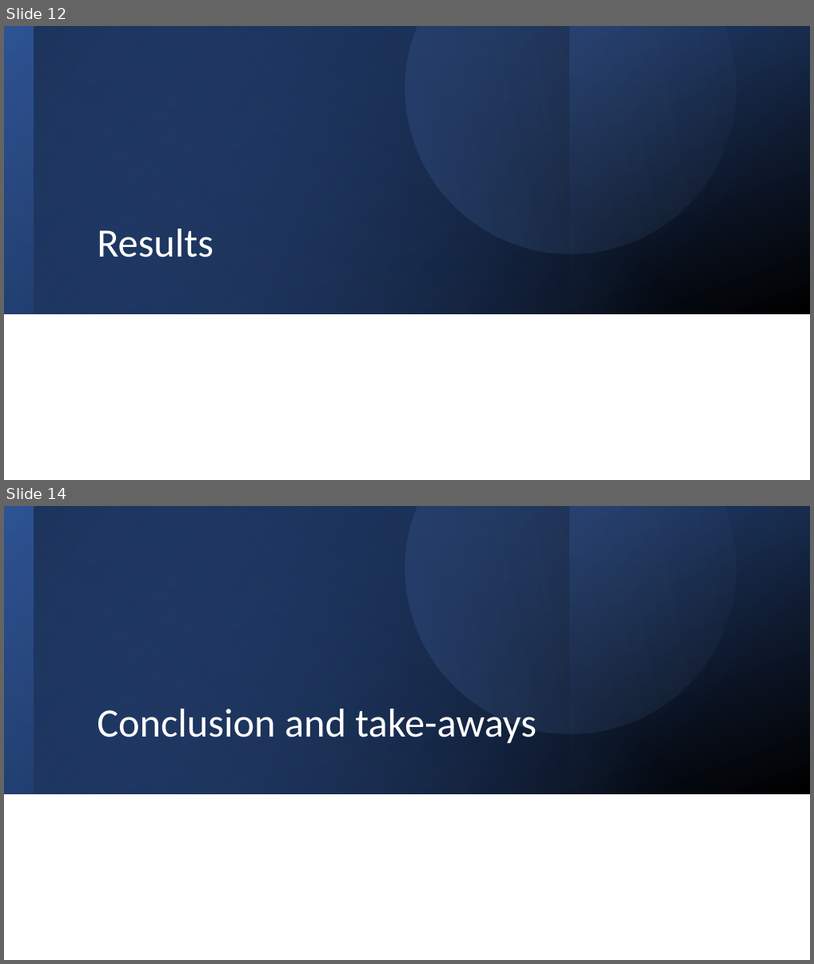
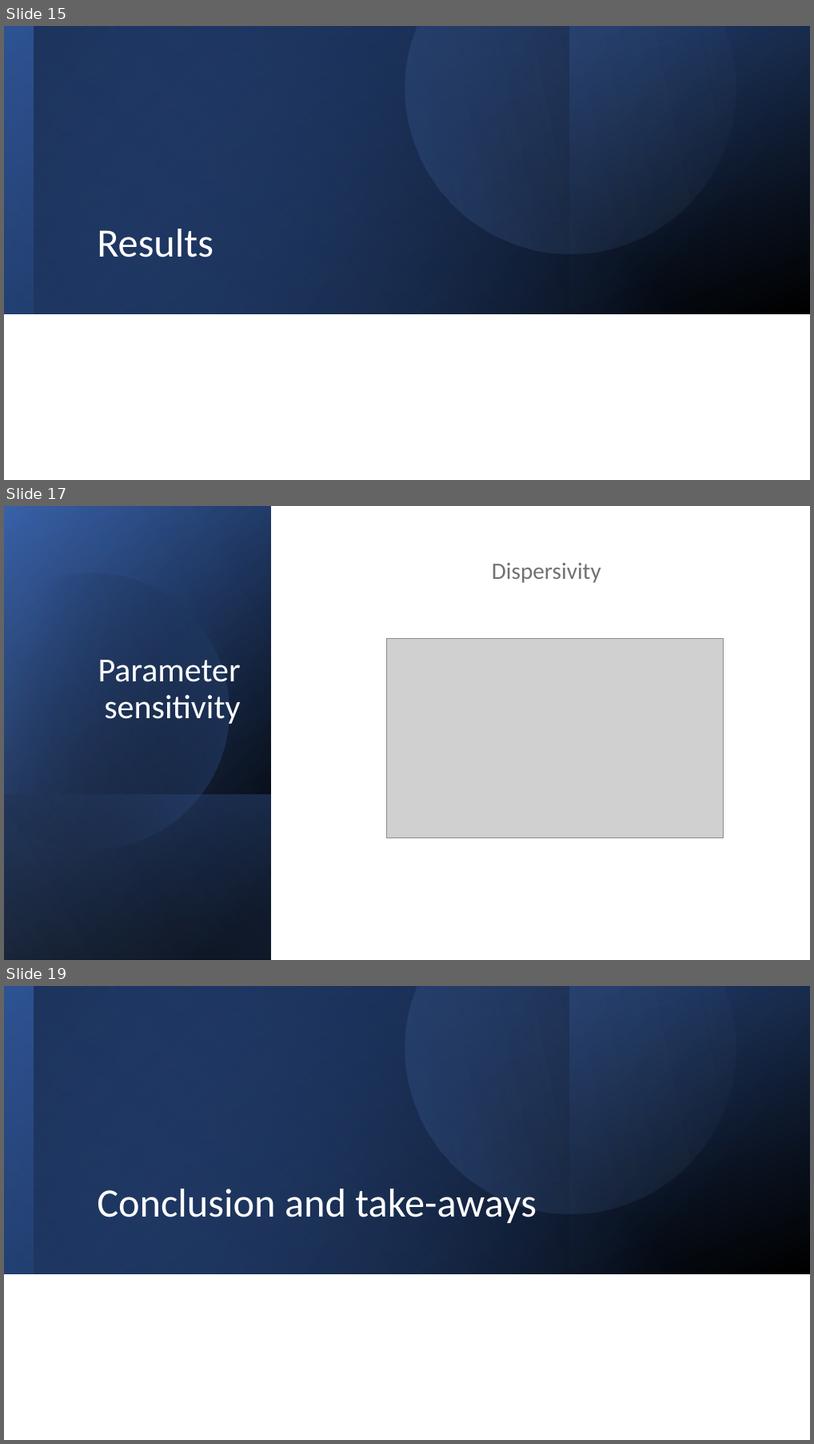
Before and after one commit to Daafip/design-ASR-CEGM2006, a slide deck: Eindpresentatie.pptx. Shown one above the other, each under a label of ours: slides 12 and 14 before the commit, slides 15, 17 and 19 after it; the slides between them are not shown. The pictures are 814x964 and 814x1444 pixels, drawn with LibreOffice and Linux fonts; fonts in the diff are those of the drawing; grey boxes stand for pictures. Boxes give left, top, right and bottom in pixels: in the first picture for what was removed or moved away, otherwise in the second. Text is boxed around its words. In the diff, an @@ line names an element or a change of style, - is before the commit and + after.

```diff
--- a/Eindpresentatie.pptx
+++ b/Eindpresentatie.pptx
@@ slide 17 added at (4,506,810,960), background #FFFFFF @@
@@ rectangle added at (4,506,810,960), fill #FFFFFF @@
@@ rectangle added at (4,506,271,960), fill gradient #000000 to #2F5597 @@
@@ rectangle added at (4,507,271,960), fill gradient #000000 to #4472C4 @@
@@ rectangle added at (4,506,271,959), fill gradient #000000 to #8FAADC @@
@@ freeform shape added at (4,540,262,877), fill gradient #000000 to #4472C4 @@
@@ text added at (492,563,602,583), 27.9 pt, text #767171 @@
+  Dispersivity
@@ picture added at (387,638,724,837) @@
@@ title added at (98,660,241,724), 40 pt, text #FFFFFF @@
+Parameter sensitivity
@@ rectangle added at (4,794,271,960), fill gradient #4472C4 to #000000 @@
@@ what was slide 12 is now slide 15 @@
@@ what was slide 14 is now slide 19 @@
```
Also in this commit, not shown: 2 slides changed, 6 other slides added, 2 slides removed.
